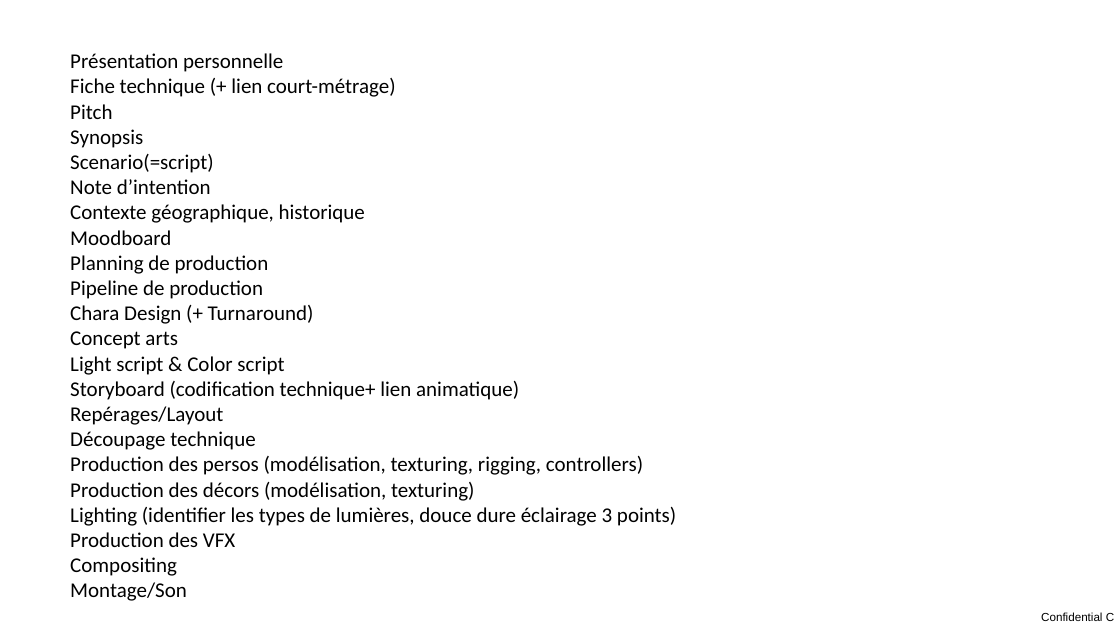
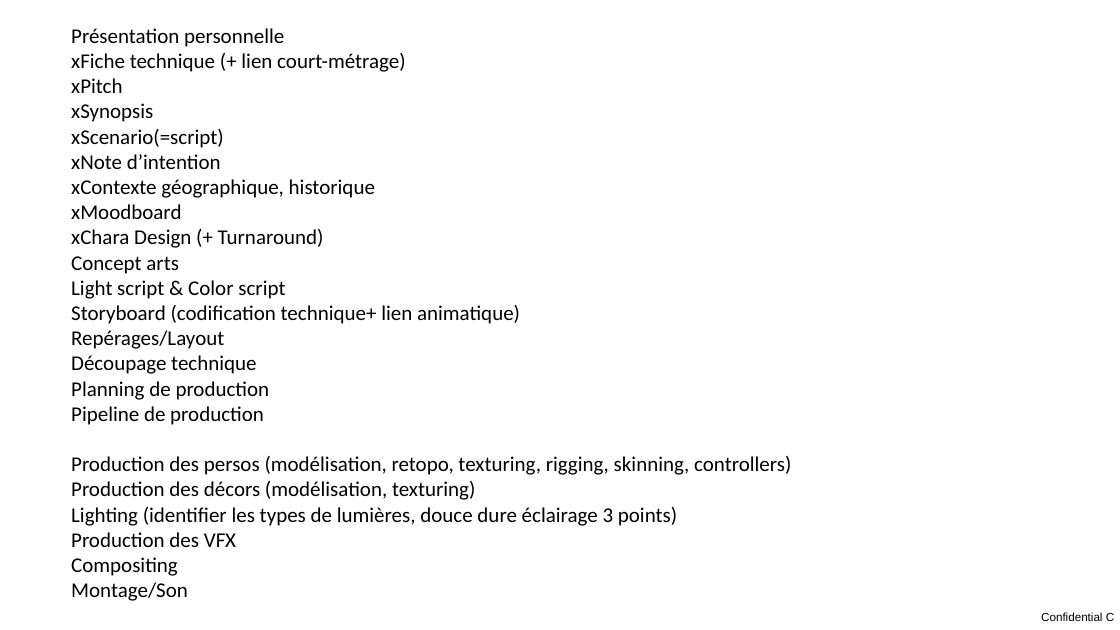
Before and after one commit to Audichu/Formation_studi, a slide deck: slide 1 of 01_WorkInProgress/01_PréProd/intention.pptx. Drawn at 1120x630 pixels with LibreOffice and Linux fonts; fonts in the diff are those of the drawing. Boxes give left, top, right and bottom in pixels: in the first picture for what was removed or moved away, otherwise in the second. Text is boxed around its words. In the diff, an @@ line names an element or a change of style, - is before the commit and + after.

```diff
--- a/01_WorkInProgress/01_PréProd/intention.pptx
+++ b/01_WorkInProgress/01_PréProd/intention.pptx
@@ text "Présentation personnelle" moved from (x1=70, y1=53, x2=676, y2=601) to (x1=71, y1=28, x2=791, y2=601) @@
@@ text at (x1=71, y1=53, x2=405, y2=248): text changed @@
-Fiche technique (+ lien court-métrage)
-Pitch
-Synopsis
-Scenario(=script)
-Note d’intention
-Contexte géographique, historique
-Moodboard
-Planning de production
-Pipeline de production
-Chara Design (+ Turnaround)
+xFiche technique (+ lien court-métrage)
+xPitch
+xSynopsis
+xScenario(=script)
+xNote d’intention
+xContexte géographique, historique
+xMoodboard
+xChara Design (+ Turnaround)
@@ text at (x1=71, y1=381, x2=791, y2=475): text changed @@
-Production des persos (modélisation, texturing, rigging, controllers)
+Planning de production
+Pipeline de production
+Production des persos (modélisation, retopo, texturing, rigging, skinning, controllers)
```
Also in this commit, not shown: 5 other slides changed.
